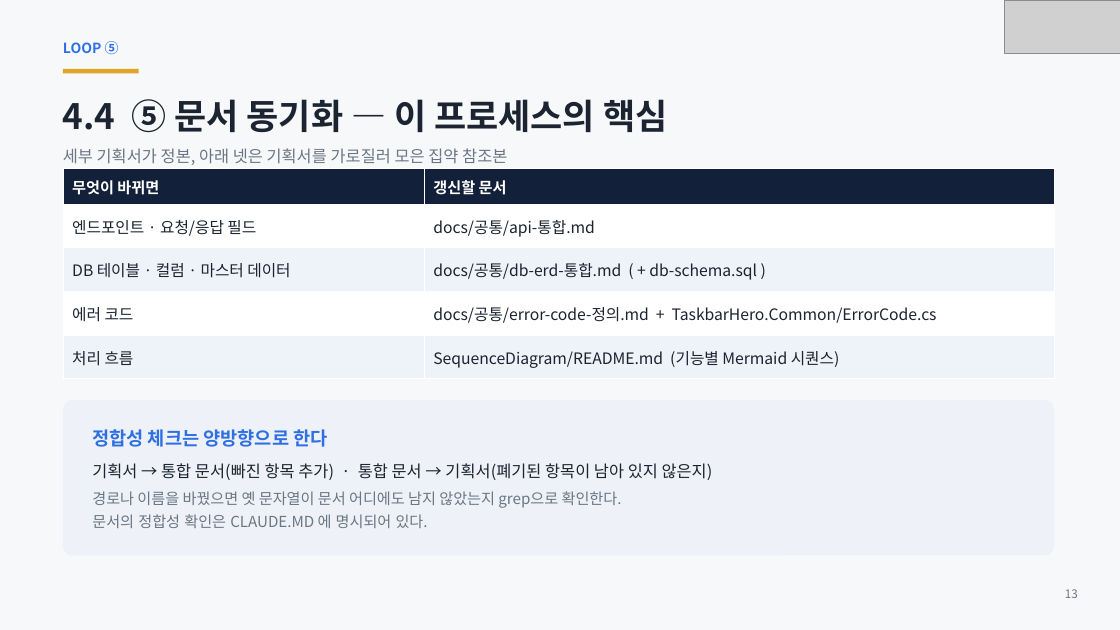
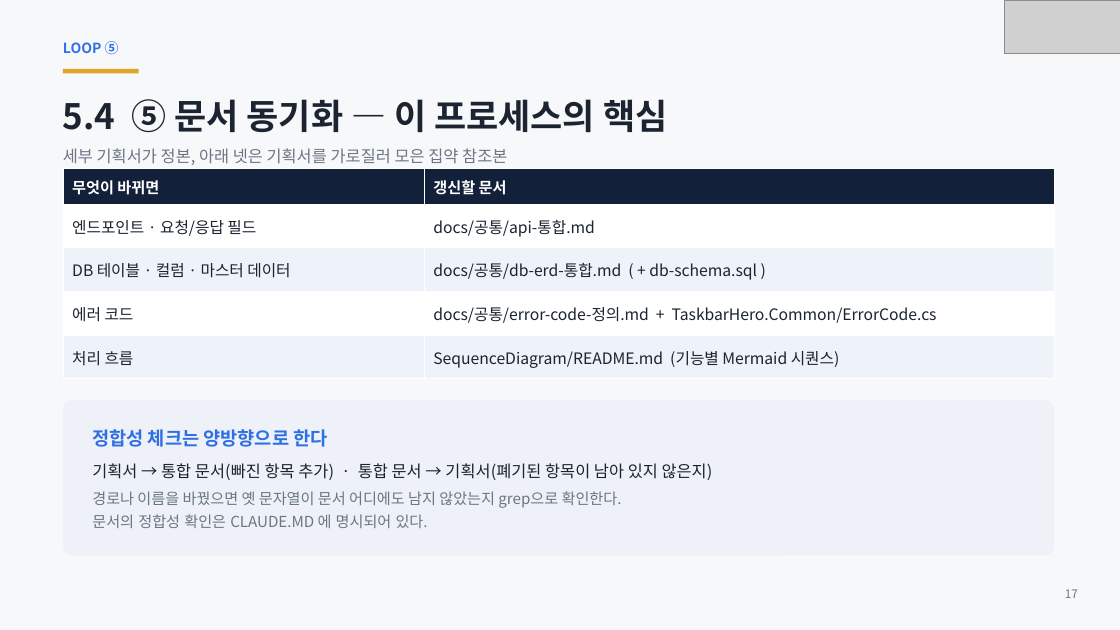
Before and after one commit to ks-wook/com2us-taskbar-hero, a slide deck: slide 17 of docs/com2us-taskbar-hero-발표자료.pptx (slide 13 before the commit). Drawn at 1120x630 pixels with LibreOffice and Linux fonts; fonts in the diff are those of the drawing; grey boxes stand for pictures. Boxes give left, top, right and bottom in pixels: in the first picture for what was removed or moved away, otherwise in the second. Text is boxed around its words. In the diff, an @@ line names an element or a change of style, - is before the commit and + after.

Commit message:
문서 최신화

```diff
--- a/docs/com2us-taskbar-hero-발표자료.pptx
+++ b/docs/com2us-taskbar-hero-발표자료.pptx
@@ text at [63,99,667,133]: text changed @@
-4.4 ⑤ 문서 동기화 — 이 프로세스의 핵심
+5.4 ⑤ 문서 동기화 — 이 프로세스의 핵심
@@ text at [1065,589,1078,598]: text changed @@
-13
+17
```
Also in this commit, not shown: 29 other slides changed, 4 slides added, 9 other files.
